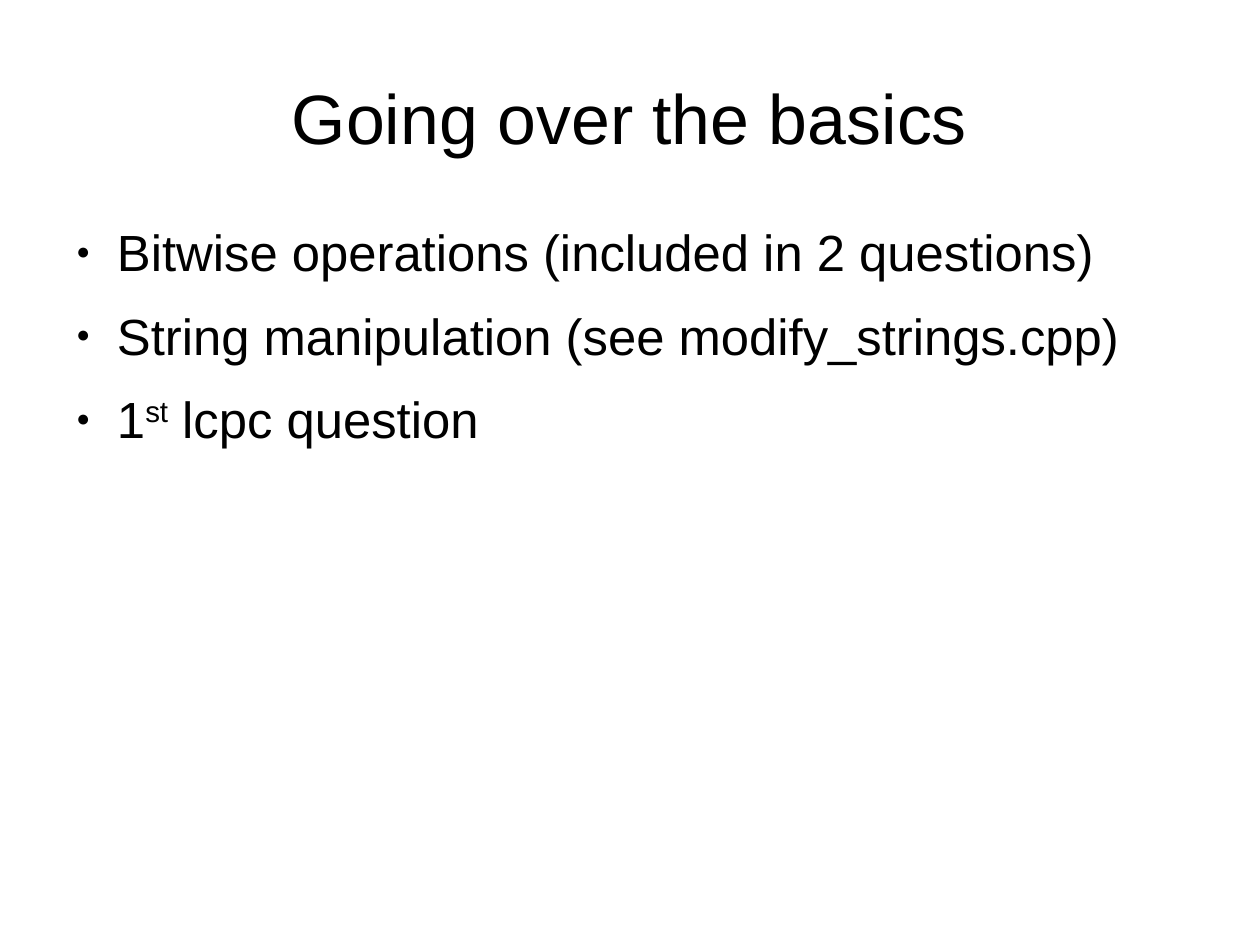
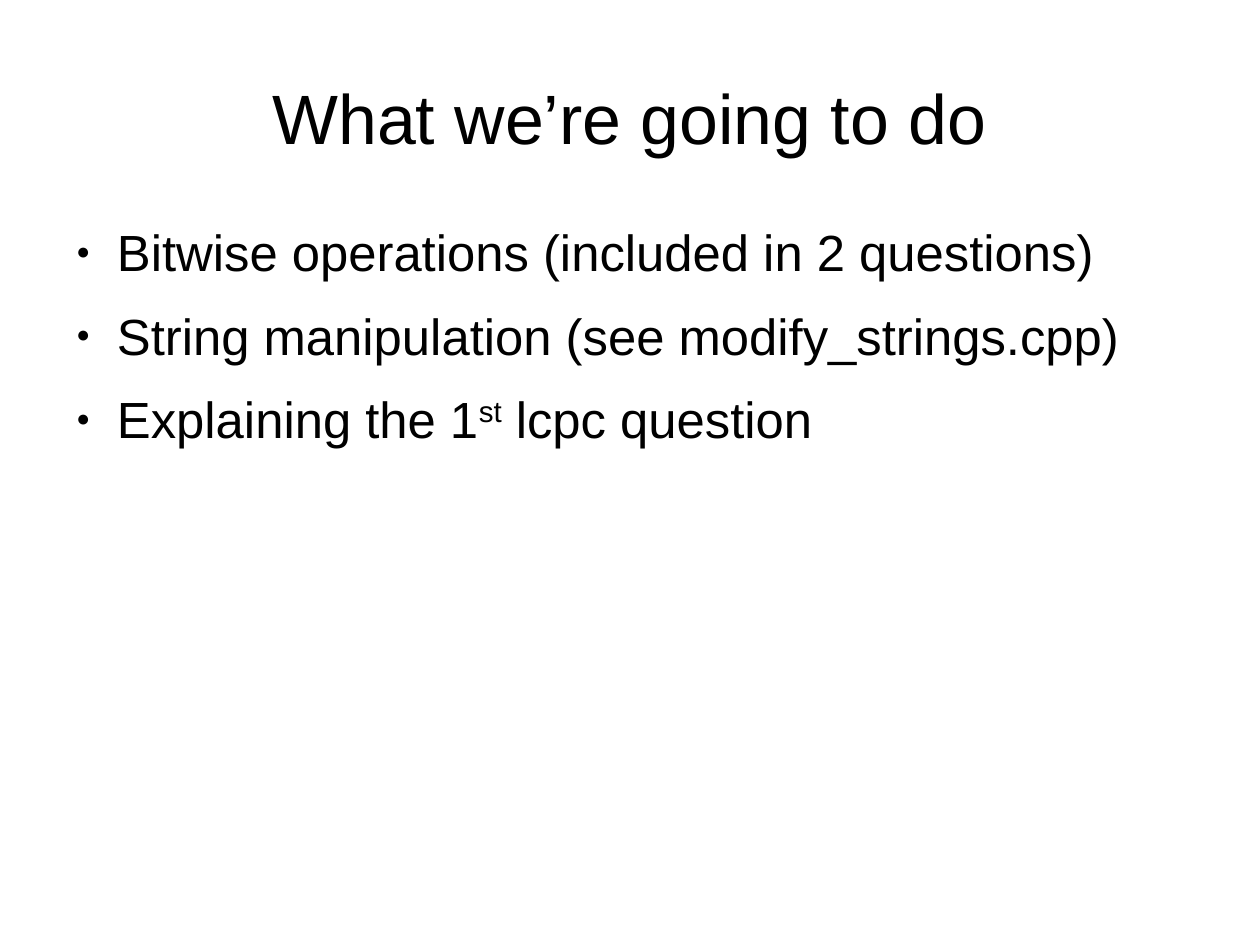
Before and after one commit to charbelsako/acm, a slide deck: slide 2 of slides/Training session 1.odp. Drawn at 1260x945 pixels with LibreOffice and Linux fonts; fonts in the diff are those of the drawing; background and template pictures are left out. Boxes give left, top, right and bottom in pixels: in the first picture for what was removed or moved away, otherwise in the second. Text is boxed around its words. In the diff, an @@ line names an element or a change of style, - is before the commit and + after.

```diff
--- a/slides/Training session 1.odp
+++ b/slides/Training session 1.odp
@@ title at <box>272,93,986,157</box>: text changed @@
-Going over the basics
+What we’re going to do
@@ text at <box>117,401,812,449</box>: text changed @@
-● 1st lcpc question
+● Explaining the 1st lcpc question
```
Also in this commit, not shown: 1 slide added, 4 other files.
